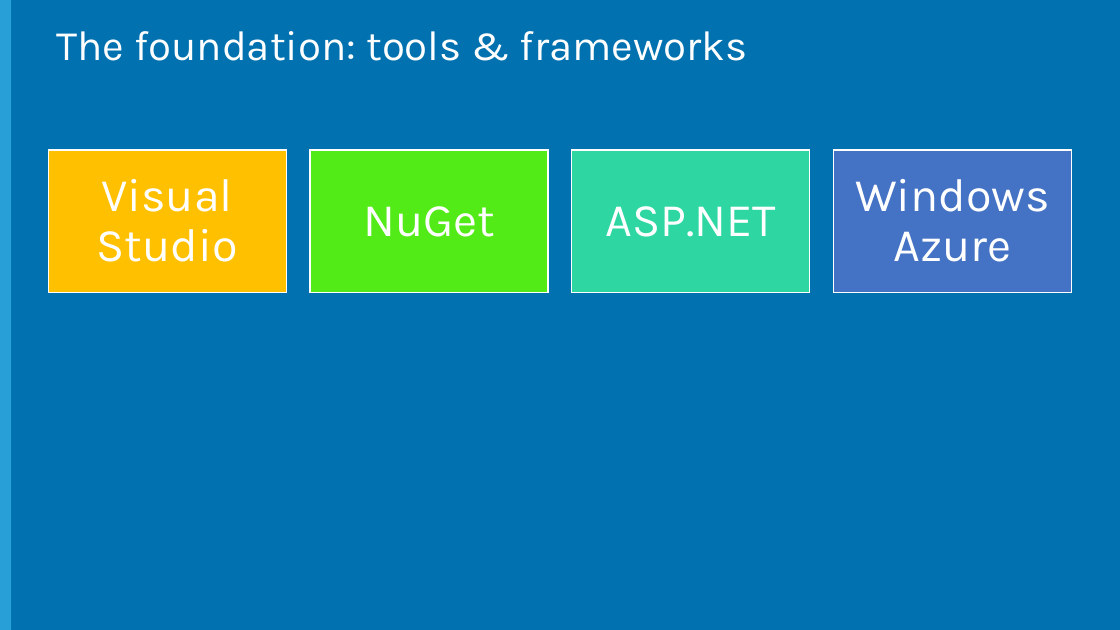
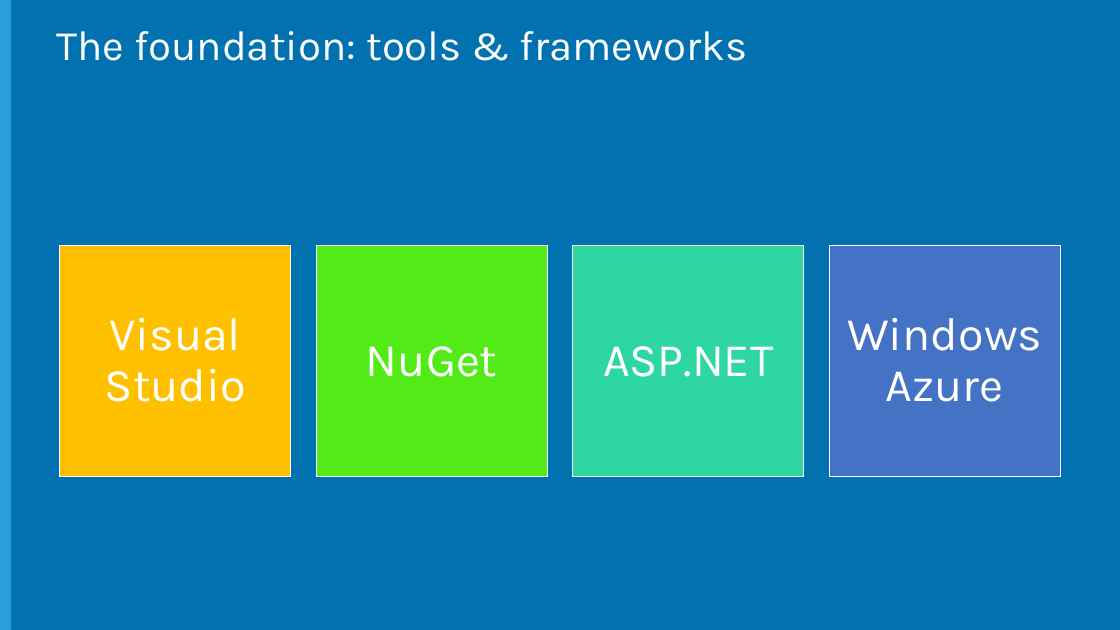
Before and after one commit to Microsoft-Web/DECK-Keynote, a slide deck: slide 23 of 1-Keynote.pptx (slide 21 before the commit). Drawn at 1120x630 pixels with LibreOffice and Linux fonts; fonts in the diff are those of the drawing; background and template pictures are left out. Boxes give left, top, right and bottom in pixels: in the first picture for what was removed or moved away, otherwise in the second. Text is boxed around its words. In the diff, an @@ line names an element or a change of style, - is before the commit and + after.

```diff
--- a/1-Keynote.pptx
+++ b/1-Keynote.pptx
@@ group removed at (48, 150, 1071, 293): 4 rectangles, 4 texts @@
-Visual Studio
-NuGet
-ASP.NET
-Windows Azure
@@ group added at (60, 245, 1060, 476): 4 freeform shapes @@
+Visual Studio
+NuGet
+ASP.NET
+Windows Azure
```
Also in this commit, not shown: 6 other slides changed, 2 slides added, 1 other file.
